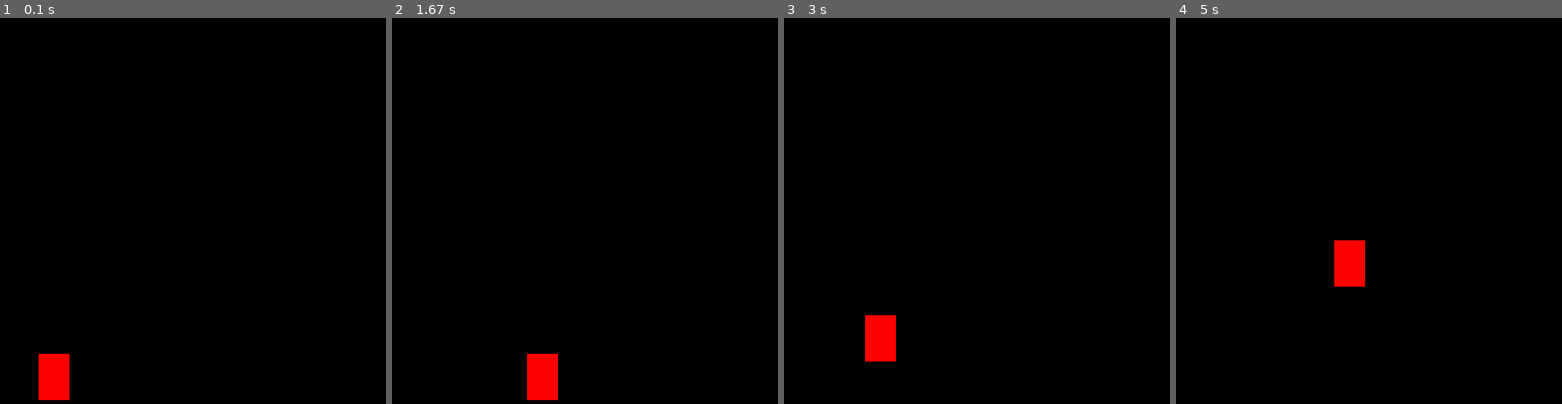
Above: before the commit, frames 1-4 (left to right).
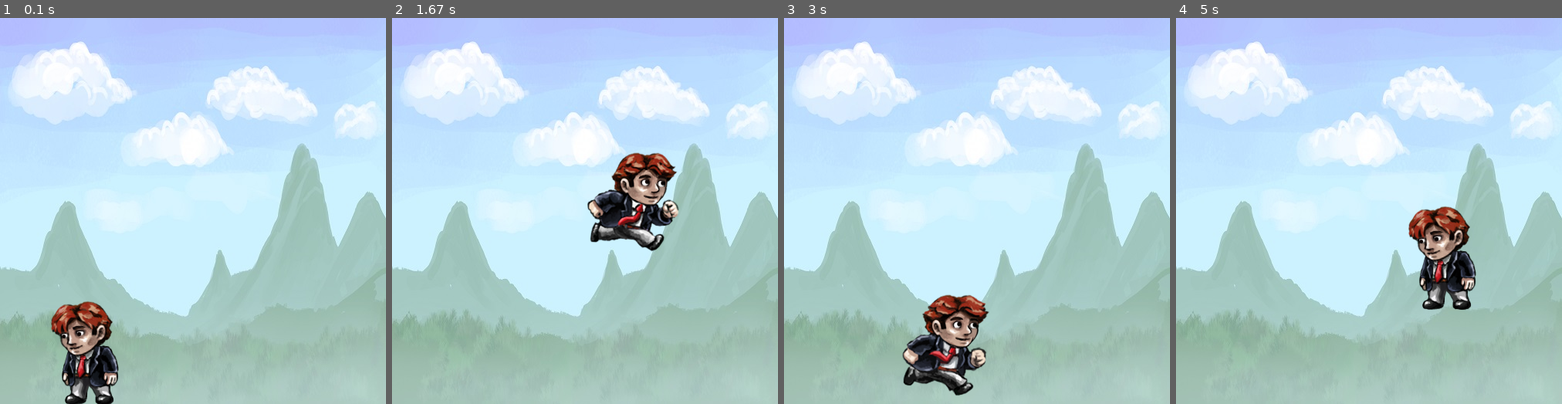
Above: after the commit, the same moments.

Repository: igorbykovsky/Pygame
Game: pygame game, started from pyGame.py
The game is run twice, just before and just after one commit, with the same random seed, the same clock (stepped at 60 frames per second) and the same inputs.
Inputs:
- Up to frame 1 (0.1 s): no input
- Up to frame 2 (1.67 s): hold Space 0.33-0.8 s; hold Right 0.33-0.8 s; hold Right 0.83-1.3 s; tap Space at 0.9, 1.2, 1.4 s; hold Right from 1.33 s (still down)
- Up to frame 3 (3 s): tap Space at 1.7, 1.9, 2.2, 2.47, 2.77, 2.9 s; release Right at 1.8 s; hold Left 1.83-2.37 s; hold Left 2.4-2.8 s; hold Right from 2.83 s (still down)
- Up to frame 4 (5 s): tap Space at 3.2, 3.57, 3.87, 4.07, 4.37, 4.57, 4.87 s; release Right at 3.47 s; hold Left 3.5-3.97 s; hold Right 4-4.47 s; hold Right 4.5-4.97 s

The runs differ from the first frame. In frame 1, 99% of the frame differs, in the area x 0-100%, y 0-100%; in frame 2, 99%; in frame 3, 99%; in frame 4, 99%.

Commit message:
Add Sprites

Diff:
--- a/pyGame.py
+++ b/pyGame.py
@@ -8,8 +8,25 @@
 
 pygame.display.set_caption("Cubes")
 
+walkRight = [pygame.image.load('right1.png'),
+             pygame.image.load('right2.png'),
+             pygame.image.load('right3.png'),
+             pygame.image.load('right4.png'),
+             pygame.image.load('right5.png')]
+
+walkLeft = [pygame.image.load('left1.png'),
+            pygame.image.load('left2.png'),
+            pygame.image.load('left3.png'),
+            pygame.image.load('left4.png'),
+            pygame.image.load('left5.png')]
+
+bg = pygame.image.load('back.jpg')
+playerStand = pygame.image.load('stand_left.png')
+
+clock = pygame.time.Clock()
+
 x = 50
-y = 435
+y = 350
 width = 40
 height = 60
 speed = 5
@@ -17,9 +34,33 @@
 isJump = False
 jumpCount = 10
 
+left = False
+right = False
+animCount = 0
+
+
+def drawWindow():
+    global animCount
+    win.blit(bg, (0, 0))
+
+    if animCount + 1 >= 25:
+        animCount = 0
+
+    if left:
+        win.blit(walkLeft[animCount // 5], (x, y))
+        animCount += 1
+    elif right:
+        win.blit(walkRight[animCount // 5], (x, y))
+        animCount += 1
+    else:
+        win.blit(playerStand, (x, y))
+    pygame.display.update()
+
+
 run = True
 while run:
-    pygame.time.delay(50)
+    clock.tick(30)
+    pygame.time.delay(30)
 
     for event in pygame.event.get():
         if event.type == pygame.QUIT:
@@ -28,13 +69,17 @@
     keys = pygame.key.get_pressed()
     if keys[pygame.K_LEFT] and x > 5:
         x -= speed
-    if keys[pygame.K_RIGHT] and x < win_width - width - 5:
+        left = True
+        right = False
+    elif keys[pygame.K_RIGHT] and x < win_width - width - 5:
         x += speed
+        left = False
+        right = True
+    else:
+        left = False
+        right = False
+        animCount = 0
     if not isJump:
-        if keys[pygame.K_UP] and y > 5:
-            y -= speed
-        if keys[pygame.K_DOWN] and y < win_height - height - 5:
-            y += speed
         if keys[pygame.K_SPACE]:
             isJump = True
     else:
@@ -47,8 +92,6 @@
         else:
             isJump = False
             jumpCount = 10
-    win.fill((0,0,0))
-    pygame.draw.rect(win, (255,0,0), (x, y, width, height))
-    pygame.display.update()
 
+    drawWindow()
 pygame.quit()
Binary file added: back.jpg
Binary file added: left1.png
Binary file added: left2.png
Binary file added: left3.png
Binary file added: left4.png
Binary file added: left5.png
Binary file added: right1.png
Binary file added: right2.png
Binary file added: right3.png
Binary file added: right4.png
Binary file added: right5.png
Binary file added: right6.png
(and 2 more such lines)
